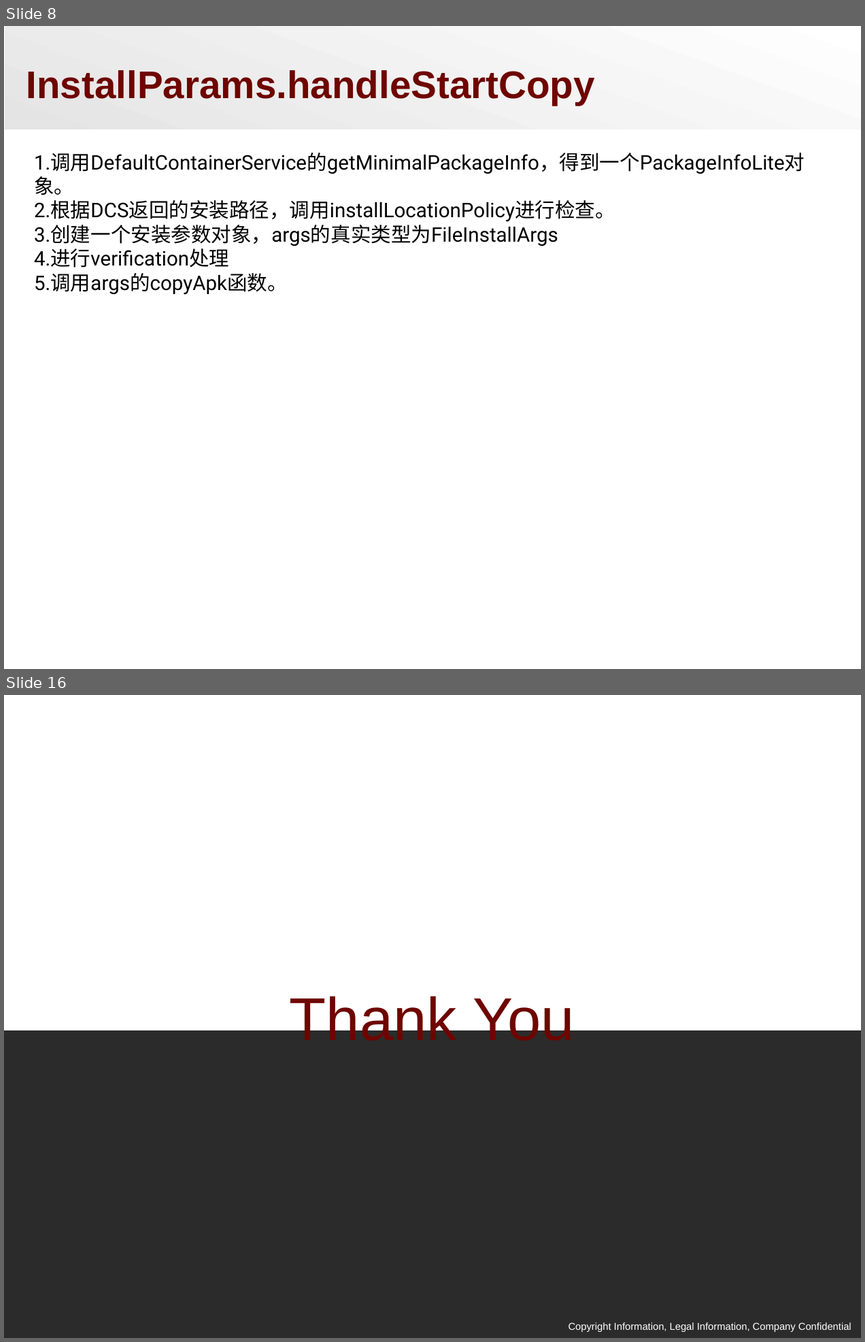
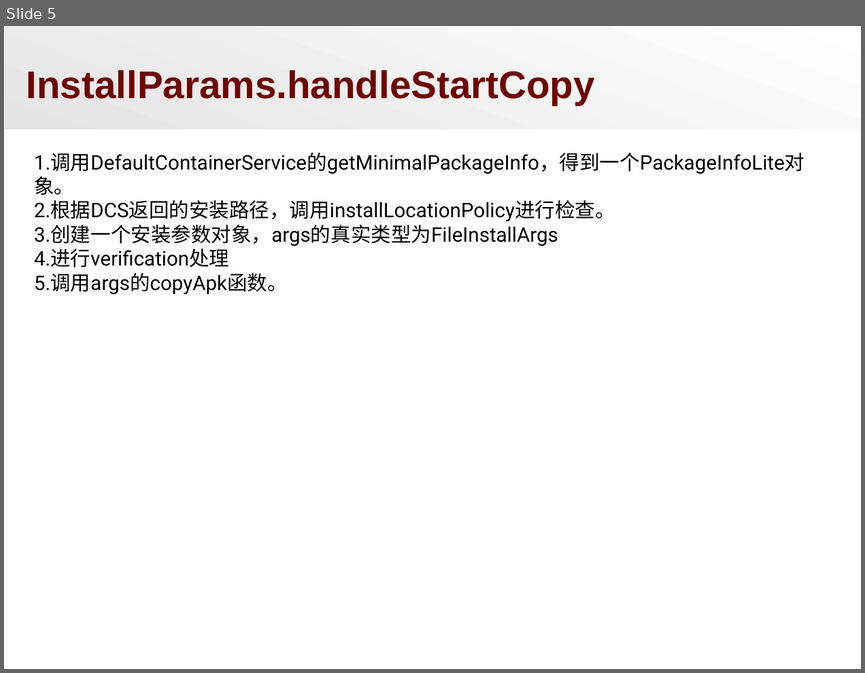
Before and after one commit to zacario-li/DocShare_for_Stesha, a slide deck: APK Installation.ppt. Shown one above the other, each under a label of ours: slides 8 and 16 before the commit, slide 5 after it; the slides between them are not shown. The pictures are 865x1342 and 865x673 pixels, drawn with LibreOffice and Linux fonts; fonts in the diff are those of the drawing; background and template pictures are left out; a plain dark background stands for a picture behind light text. Boxes give left, top, right and bottom in pixels: in the first picture for what was removed or moved away, otherwise in the second. Text is boxed around its words. In the diff, an @@ line names an element or a change of style, - is before the commit and + after.

```diff
--- a/APK Installation.ppt
+++ b/APK Installation.ppt
@@ slide 16 removed at (4,695,861,1338), background picture (left out) @@
@@ rectangle removed at (4,695,861,1030) @@
@@ text removed at (290,991,574,1051) @@
-Thank You
@@ text removed at (568,1322,851,1331) @@
-Copyright Information, Legal Information, Company Confidential
@@ what was slide 8 is now slide 5 @@
```
Also in this commit, not shown: 1 slide changed, 10 other slides removed, 9 other files.
